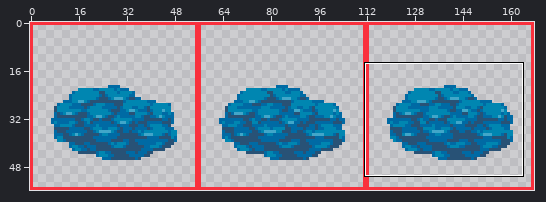
A sprite sheet gets an edit: public/assets/water-underlay-dark1.png. The first picture is a wide view before the edit; the outline marks the close-up.
Close-up. Before the commit:
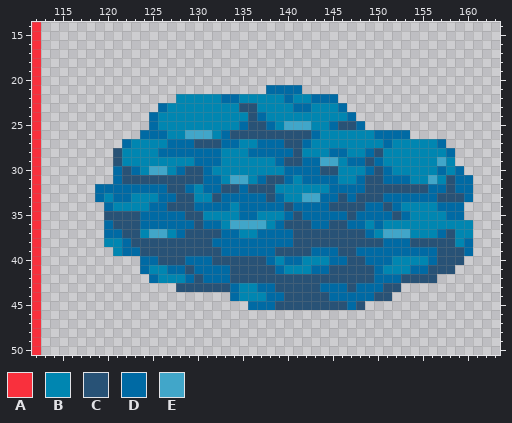
The file is 168x56 pixels. Shown: x 112..163, y 14..50. The commit also changed other parts of the picture, which this record leaves out.
Palette (. is transparent): A #f9303d  B #0086b1  C #285276  D #006aa4  E #41a6c9
Pixels before, first column x 112:
14 A................................................
15 A................................................
16 A................................................
17 A................................................
18 A................................................
19 A................................................
20 A................................................
21 A.........................DDDD...................
22 A...............BBBBBDDBBBBBDBBDDD...............
23 A.............DBBBBBBBBCCBBBBDDBBBD..............
24 A............DBBBBBBBBBBCDBBBBBBBBBD.............
25 A............DBBBBBBBBBDCCDBEEEBBDCCD............
26 A...........DDDBBEEEBDCCCCCCCCCDBBBBBBDDDD.......
27 A.........DBBBBDDDCCCDDBBDDDCCDBBBBBBBBDBBBBBD...
28 A........CBBBBDDDDDDDBBBDDDDDCBBBDDBBDCBBBBBBBD..
29 A........CBBBBBBBBDDDBBBBBBDCCDDEEBDDCDBBBBBBEB..
30 A........DCDBEEBDCCDBBBBBBBBDDDDCCBBBDCDBBBBBDBD.
31 A........DCCCCCCCCCDDBEEBDCCDBDDDDBBDCCDDDBBEBCDD
32 A......DDDDDDDDCCDBDDCCDCCCBBBBBBDDDDCCCCCCCDDCDD
33 A......DBDDBBBDDCCBBCDDDDDCDBBEEDDCDCCCDDDDDDCCCD
34 A.......DBBBBDDCCCDDDDBDDDDDCDDDDCCCCDDCDBBBBDDD.
35 A.......CCCCDDDDDCCBBBBDDBBBDCDDDDDCDDDDCDBBBBDD.
36 A.......DCCCDDDDDDCDDBEEEEBDCCCDDCCDDBDBBBBBBBBBB
37 A.......DDCCBEEBDCCCCDDBBDDDDCCCCCCCCDBEEEBBBDCBB
38 A.......BBDCCCCCCCCCDDDDDDDDDCCCCCCCCCCDDDCCCCCBD
39 A........BDDCCCCCCCCCDDDDDDCCCCDDDCCDDDDDDDDDCCCD
40 A...........DDCCCDDDCCCCCCDBDDBBBDDCCDDDBBBBDCCC.
41 A...........DBBDDCDDDDCCCCCDBBBDDCCCCCDBBBDDCCC..
42 A............DBBBDCDDDCCCCCCCCCCCCCCCCDDDCCCC....
43 A...............CCCCCCDBBDDCCCCCDDDCDDDCC........
44 A.....................DBBBDDCCCCCDDDDDCC.........
45 A.......................DDDCCCCCCCCDC............
46 A................................................
47 A................................................
48 A................................................
49 A................................................
50 A................................................
After the commit:
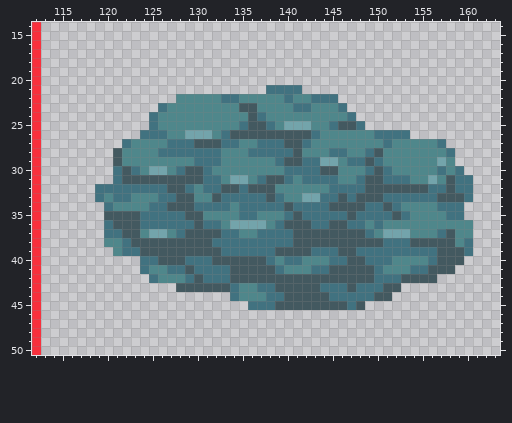
Diff:
{"colour":"B","old":"#0086b1","new":"#4f878b"}
{"colour":"C","old":"#285276","new":"#435960"}
{"colour":"D","old":"#006aa4","new":"#417280"}
{"colour":"E","old":"#41a6c9","new":"#73a4ab"}
